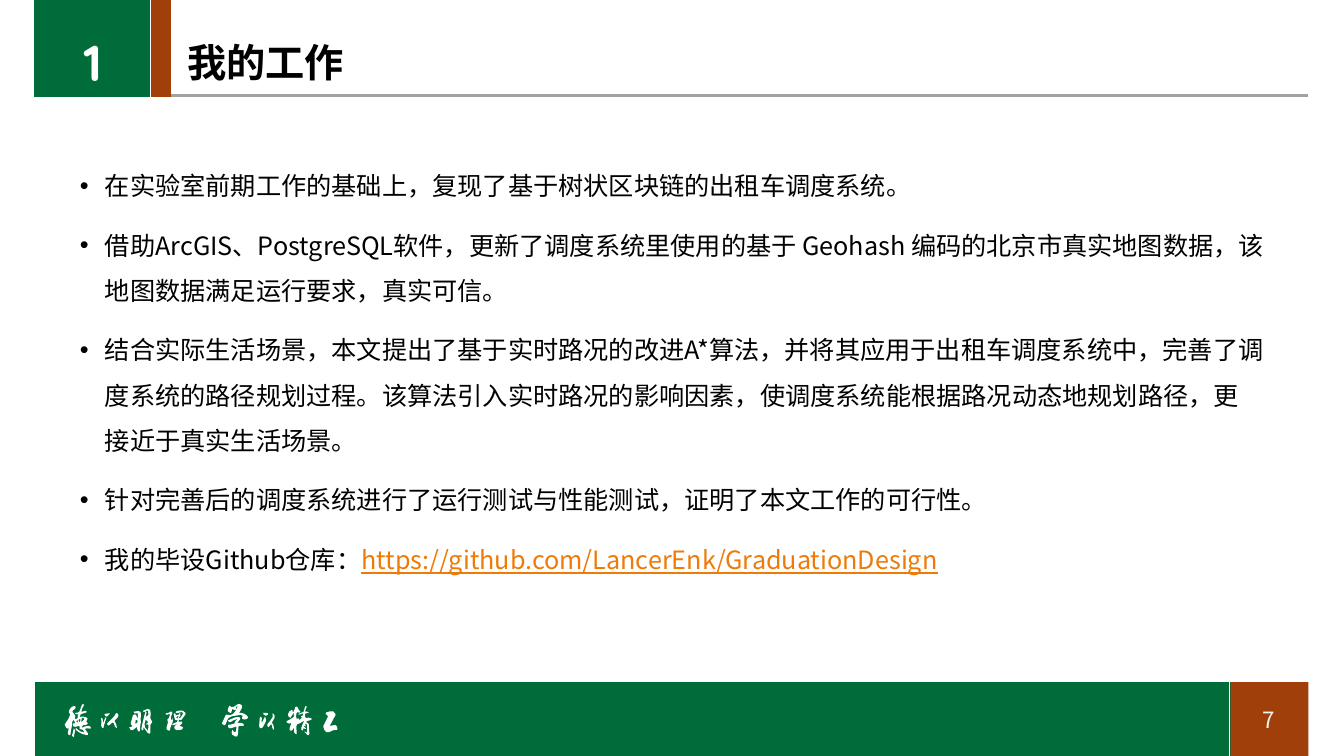
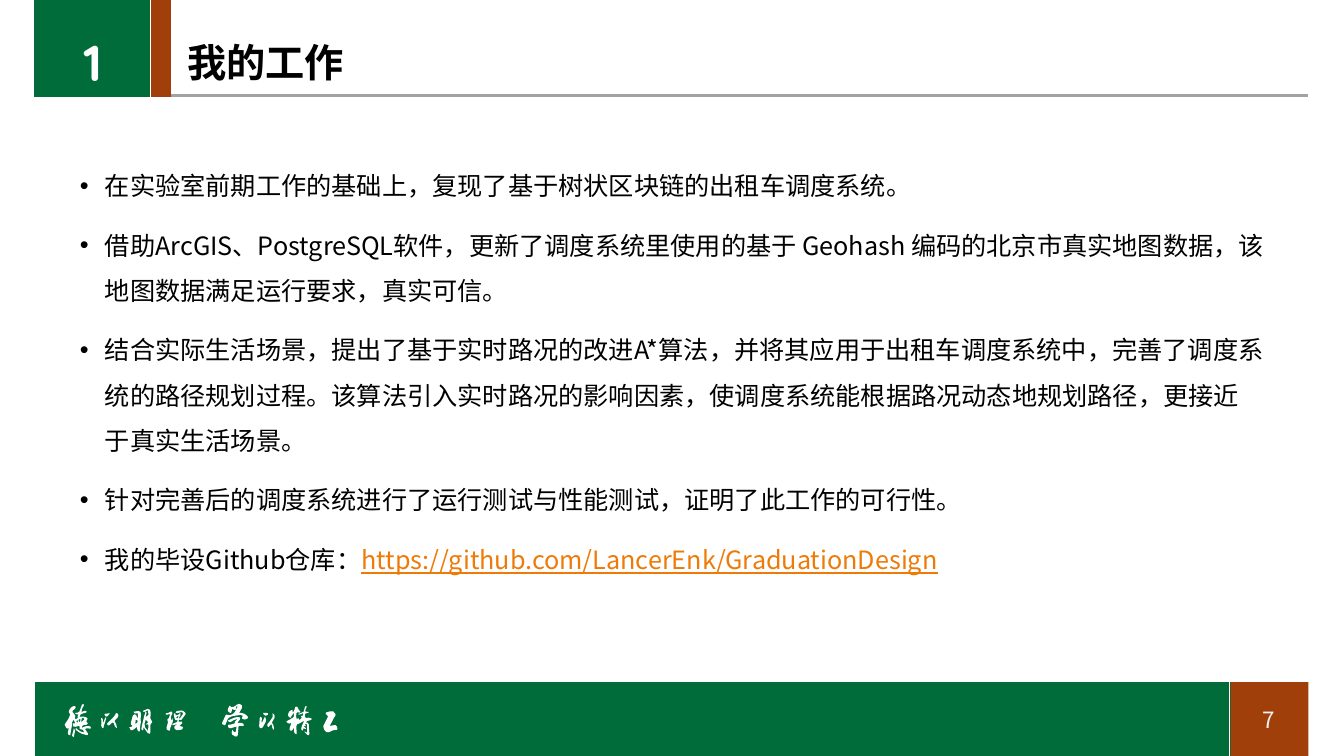
Before and after one commit to LancerEnk/GraduationDesign, a slide deck: slide 7 of doc/汇报ppt.pptx. Drawn at 1344x756 pixels with LibreOffice and Linux fonts; fonts in the diff are those of the drawing; background and template pictures are left out. Boxes give left, top, right and bottom in pixels: in the first picture for what was removed or moved away, otherwise in the second. Text is boxed around its words. In the diff, an @@ line names an element or a change of style, - is before the commit and + after.

```diff
--- a/doc/汇报ppt.pptx
+++ b/doc/汇报ppt.pptx
@@ text at (105,337,1263,512): text changed @@
-• 结合实际生活场景，本文提出了基于实时路况的改进A*算法，并将其应用于出租车调度系统中，完善了调度系统的路径规划过程。该算法引入实时路况的影响因素，使调度系统能根据路况动态地规划路径，更接近于真实生活场景。
-• 针对完善后的调度系统进行了运行测试与性能测试，证明了本文工作的可行性。
+• 结合实际生活场景，提出了基于实时路况的改进A*算法，并将其应用于出租车调度系统中，完善了调度系统的路径规划过程。该算法引入实时路况的影响因素，使调度系统能根据路况动态地规划路径，更接近于真实生活场景。
+• 针对完善后的调度系统进行了运行测试与性能测试，证明了此工作的可行性。
```
Also in this commit, not shown: 9 other slides changed, 3 slides added, 1 slide removed.
